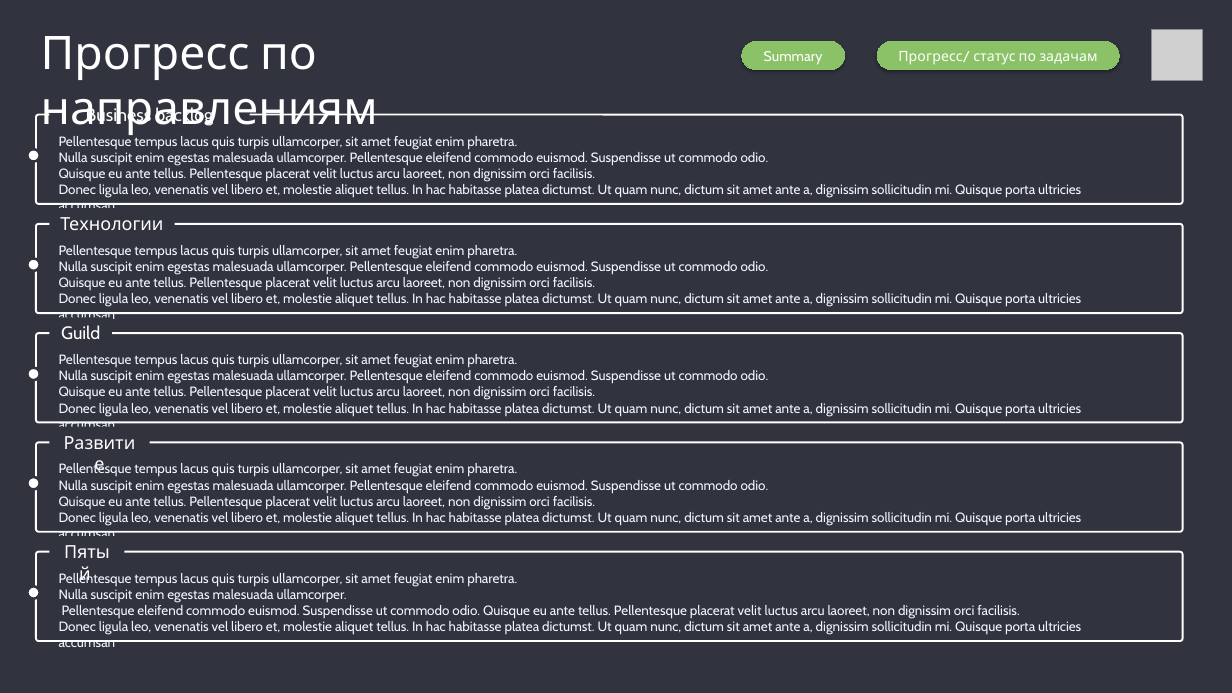
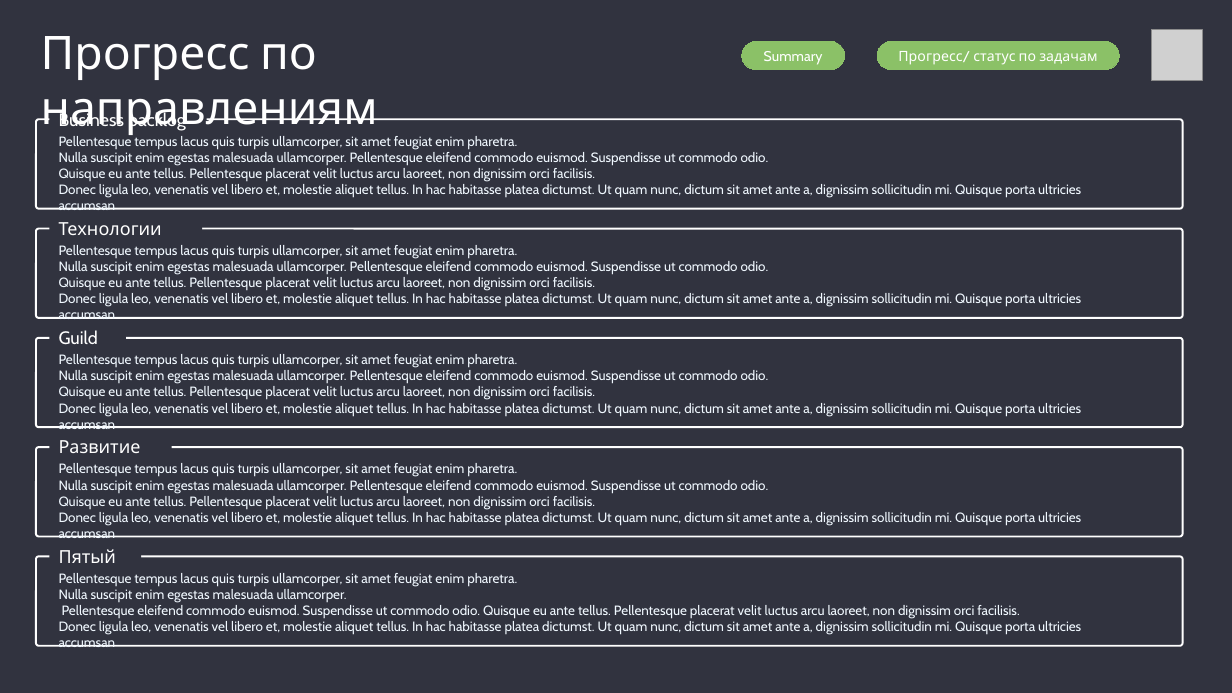
Before and after one commit to GooomeeD/PresentationWeekly, a slide deck: slide 3 of How.pptx. Drawn at 1232x693 pixels with LibreOffice and Linux fonts; fonts in the diff are those of the drawing; grey boxes stand for pictures. Boxes give left, top, right and bottom in pixels: in the first picture for what was removed or moved away, otherwise in the second. Text is boxed around its words. In the diff, an @@ line names an element or a change of style, - is before the commit and + after.

```diff
--- a/How.pptx
+++ b/How.pptx
@@ rounded rectangle "Summary" at box(742, 42, 845, 69): shadow off @@
@@ rounded rectangle "Прогресс/ статус по задачам" at box(877, 42, 1119, 69): shadow off @@
@@ alignment centre to left in 5 elements at box(50, 323, 127, 354), box(50, 541, 141, 572), box(50, 432, 172, 463), box(50, 213, 202, 244), box(50, 104, 207, 135) @@
@@ rectangle "Business backlog": place and size @@
-rectangle "Business backlog" at box(86, 106, 213, 126)
+rectangle "Business backlog" at box(50, 104, 207, 135)
@@ ellipse removed at box(28, 149, 41, 162) @@
@@ rectangle "Технологии": place and size @@
-rectangle "Технологии" at box(50, 208, 175, 239)
+rectangle "Технологии" at box(50, 213, 202, 244)
@@ ellipse removed at box(28, 259, 41, 272) @@
@@ rectangle "Guild": place and size @@
-rectangle "Guild" at box(50, 318, 113, 349)
+rectangle "Guild" at box(50, 323, 127, 354)
@@ 5 rounded rectangles: place and size @@
-5 rounded rectangles at box(36, 115, 1183, 641)
+5 rounded rectangles at box(36, 119, 1183, 646)
@@ ellipse removed at box(28, 368, 41, 381) @@
@@ rectangle "Развитие": place and size @@
-rectangle "Развитие" at box(50, 427, 150, 458)
+rectangle "Развитие" at box(50, 432, 172, 463)
@@ ellipse removed at box(28, 477, 41, 490) @@
@@ rectangle "Пятый": place and size @@
-rectangle "Пятый" at box(50, 536, 125, 567)
+rectangle "Пятый" at box(50, 541, 141, 572)
@@ ellipse removed at box(28, 586, 41, 599) @@
```
Also in this commit, not shown: 14 other slides changed, 1 other file.
